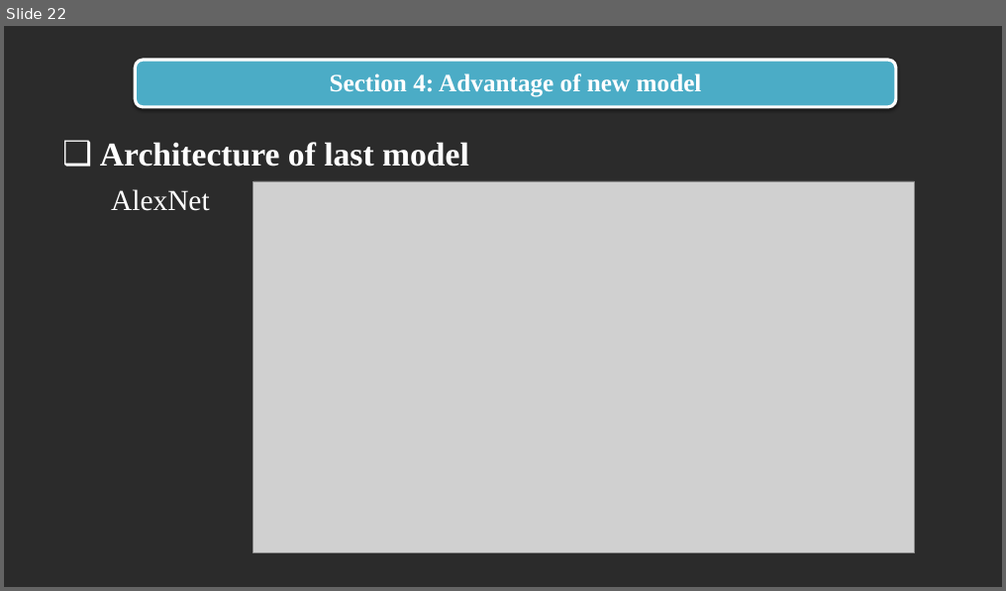
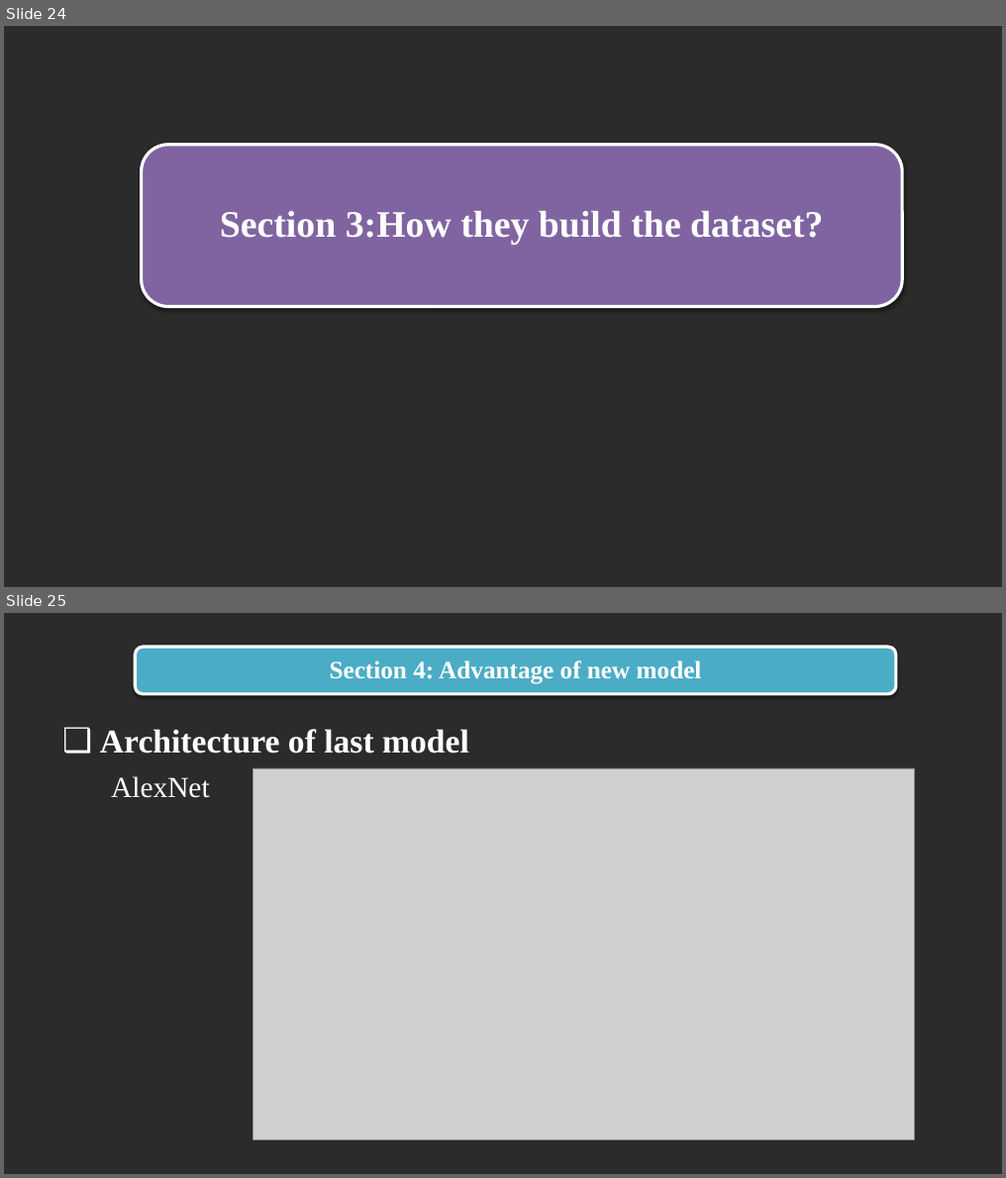
Before and after one commit to trandinhlam/document, a slide deck: AI_NangCao/slide/slide.pptx. Shown one above the other, each under a label of ours: slide 22 before the commit, slides 24 and 25 after it. The pictures are 1006x591 and 1006x1178 pixels, drawn with LibreOffice and Linux fonts; fonts in the diff are those of the drawing; grey boxes stand for pictures; background and template pictures are left out; a plain dark background stands for a picture behind light text. Boxes give left, top, right and bottom in pixels: in the first picture for what was removed or moved away, otherwise in the second. Text is boxed around its words. In the diff, an @@ line names an element or a change of style, - is before the commit and + after.

```diff
--- a/AI_NangCao/slide/slide.pptx
+++ b/AI_NangCao/slide/slide.pptx
@@ slide 24 added at box(4, 26, 1002, 587), background picture (left out) @@
@@ rounded rectangle added at box(141, 144, 902, 307), fill #8064A2, outline #FFFFFF 3 pt @@
@@ text added at box(220, 211, 823, 245), 36 pt, text #FFFFFF, bold @@
+Section 3:How they build the dataset?
@@ what was slide 22 is now slide 25 @@
```
Also in this commit, not shown: 7 slides changed, 4 other slides added.
